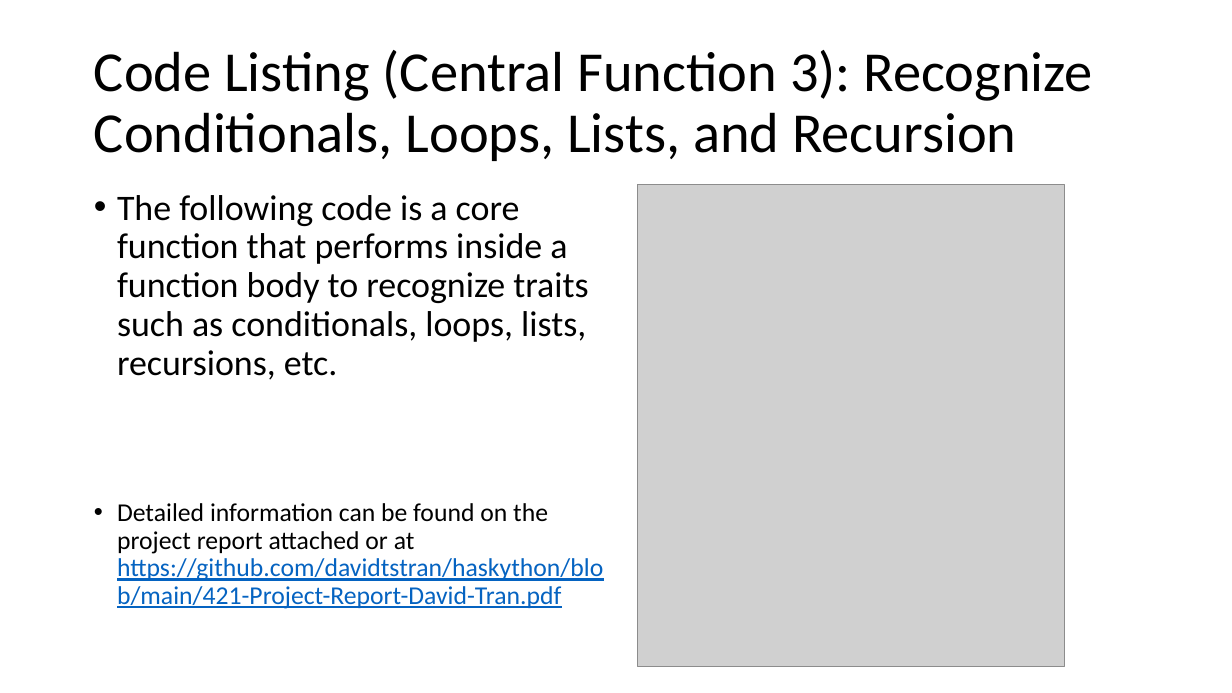
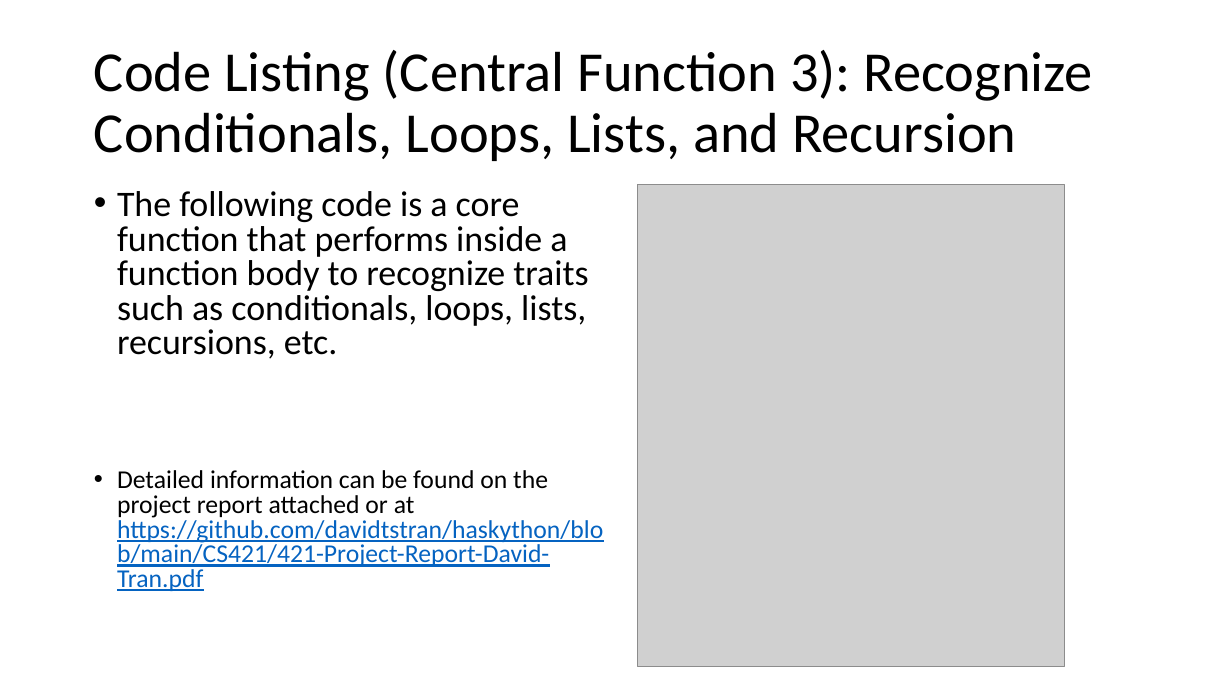
Before and after one commit to davidtstran/haskython, a slide deck: slide 12 of CS421/421-Project-Presentation-David-Tran.pptx. Drawn at 1232x693 pixels with LibreOffice and Linux fonts; fonts in the diff are those of the drawing; grey boxes stand for pictures. Boxes give left, top, right and bottom in pixels: in the first picture for what was removed or moved away, otherwise in the second. Text is boxed around its words. In the diff, an @@ line names an element or a change of style, - is before the commit and + after.

Commit message:
CS421 Project

```diff
--- a/CS421/421-Project-Presentation-David-Tran.pptx
+++ b/CS421/421-Project-Presentation-David-Tran.pptx
@@ text at <box>117,191,588,359</box>: line spacing 0.9 to 0.8 @@
@@ text at <box>117,470,603,591</box>: text changed @@
-• Detailed information can be found on the project report attached or at https://github.com/davidtstran/haskython/blob/main/421-Project-Report-David-Tran.pdf
+• Detailed information can be found on the project report attached or at https://github.com/davidtstran/haskython/blob/main/CS421/421-Project-Report-David-Tran.pdf
```
Also in this commit, not shown: 4 other slides changed, 1 other file.
